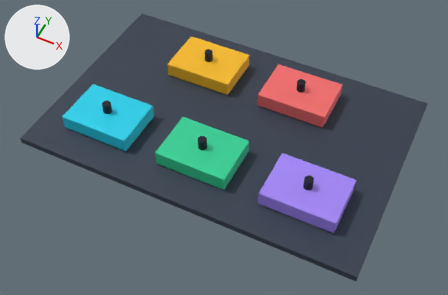
Two versions of the glTF model public/models/hardware/sensor-pack.glb, one commit apart.
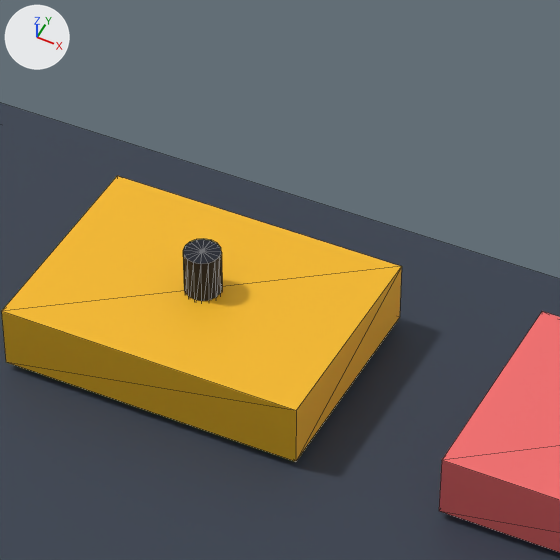
The first picture shows the older version from a 50 mm lens placed at (4.54, -9.37, 10.74), pointed at (0.21, -0.71, -0.08). The close-ups show the older and then the newer version on the part from 37% to 63% of the width and 0% to 39% of the height of that picture. Only the edits that show in the close-ups are written down. The lights are fixed; the arrows at upper left show +X, +Y and +Z. The close-ups show mesh edges as thin lines. Where no turn or scale is listed for an object, it has been applied to the vertices.

The first close-up shows 'Pump driver', 'Sensor carrier', 'Ultrasonic level', 'Ultrasonic level connector'.
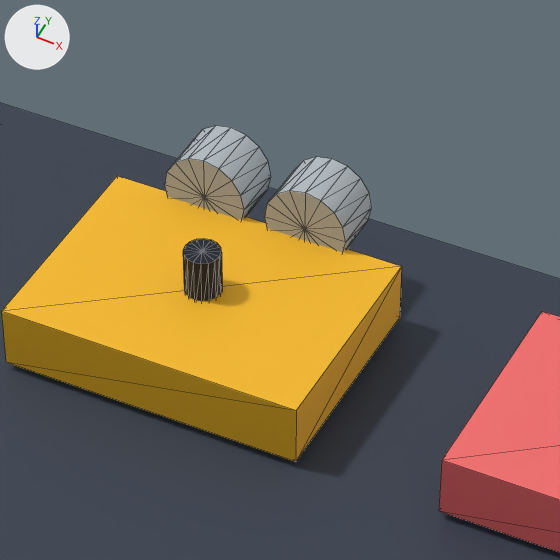
What differs and where, as boxes (x1, y1, x2, y2) in the close-ups (560 x 560 px):
'Ultrasonic level', recoloured, reshaped
    both: (1, 176, 402, 462)
'ultrasonic transducer B', added
    after: (264, 157, 372, 252)
'ultrasonic transducer A', added
    after: (164, 126, 271, 220)

Diff of the bpy script that builds the scene:
```diff
--- a/public/models/hardware/sensor-pack.glb.py
+++ b/public/models/hardware/sensor-pack.glb.py
@@ mat_material_19 @@
+mat_material_19 = principled_material('Material_19')
+mat_material_19.base_color = (0.965, 0.521, 0.0176)  # yellow #fbbf24
+mat_material_19.metallic = 0.2
+mat_material_19.roughness = 0.6
@@ mat_material_33 @@
+mat_material_33 = principled_material('Material_33')
+mat_material_33.base_color = (0.485, 0.539, 0.571)  # light grey #b9c2c7
+mat_material_33.metallic = 0.2
+mat_material_33.roughness = 0.6
@@ mat_material_32 @@
+mat_material_32 = principled_material('Material_32')
+mat_material_32.base_color = (0.485, 0.539, 0.571)  # light grey #b9c2c7
+mat_material_32.metallic = 0.2
+mat_material_32.roughness = 0.6
@@ me_mesh_19 @@
+me_mesh_19.from_pydata(...)  # a box spanning x -0.85..0.85, y -0.62..0.62, z -0.18..0.18
+me_mesh_19.materials.append(mat_material_19)  # yellow #fbbf24
@@ me_mesh_33 @@
+me_mesh_33.from_pydata(...)  # 36 vertices, 64 faces; spans x -0.24..0.24, y -0.16..0.16, z -0.24..0.24
+me_mesh_33.materials.append(mat_material_33)  # light grey #b9c2c7
@@ me_mesh_32 @@
+me_mesh_32.from_pydata(...)  # 36 vertices, 64 faces; spans x -0.24..0.24, y -0.16..0.16, z -0.24..0.24
+me_mesh_32.materials.append(mat_material_32)  # light grey #b9c2c7
@@ ob_ultrasonic_level @@
-ob_ultrasonic_level = bpy.data.objects.new('Ultrasonic level', me_mesh_7)
+ob_ultrasonic_level = bpy.data.objects.new('Ultrasonic level', me_mesh_19)
 ob_ultrasonic_level.parent = ob_water_quality_sensor_pack
@@ ob_ultrasonic_transducer_b @@
+ob_ultrasonic_transducer_b = bpy.data.objects.new('ultrasonic transducer B', me_mesh_33)
+ob_ultrasonic_transducer_b.location = (-0.95, 2.1, 0.55)
@@ ob_ultrasonic_transducer_a @@
+ob_ultrasonic_transducer_a = bpy.data.objects.new('ultrasonic transducer A', me_mesh_32)
+ob_ultrasonic_transducer_a.location = (-1.55, 2.1, 0.55)
```
